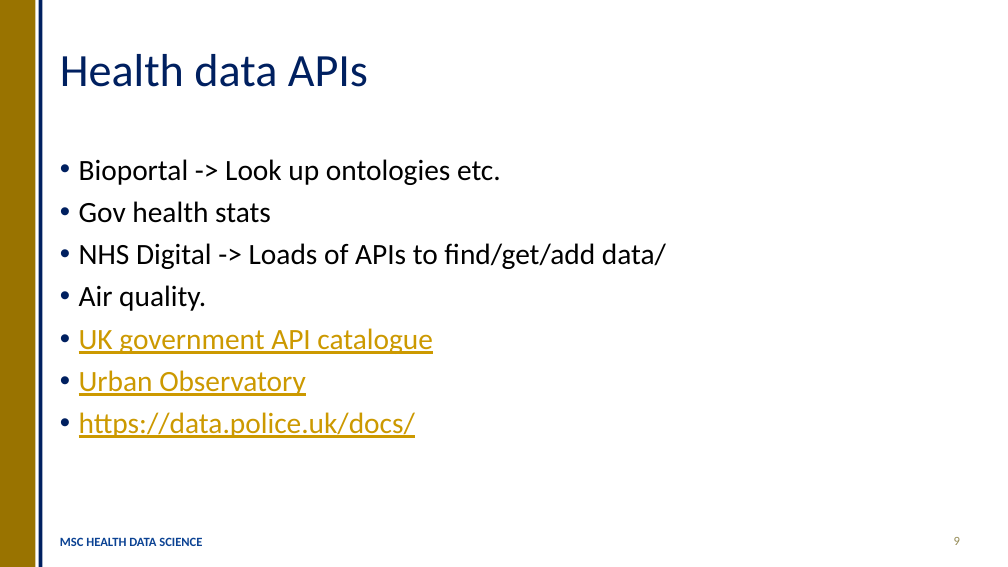
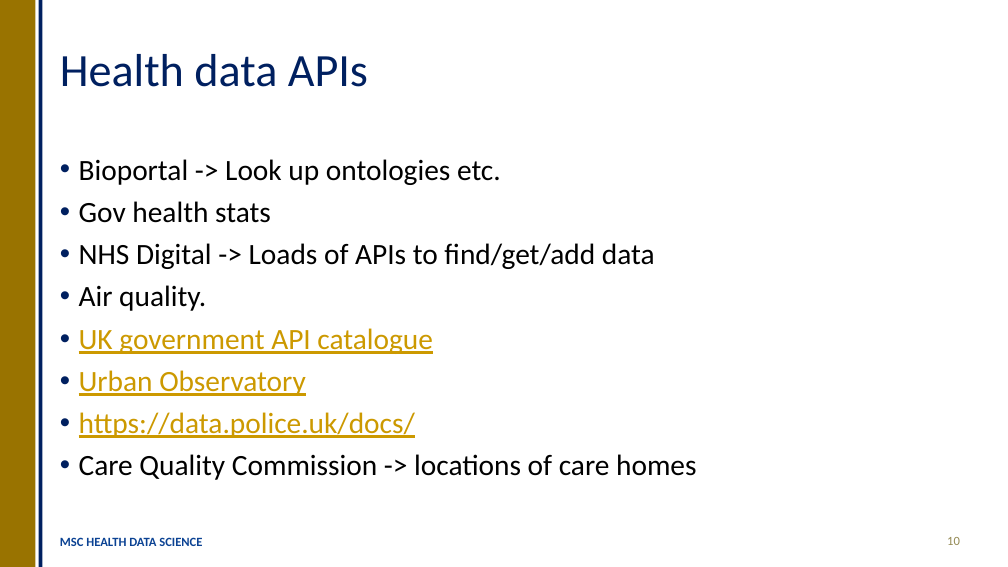
Before and after one commit to OllyButters/HDS-plumber, a slide deck: slide 10 of api_plumber_slides.pptx (slide 9 before the commit). Drawn at 1008x567 pixels with LibreOffice and Linux fonts; fonts in the diff are those of the drawing. Boxes give left, top, right and bottom in pixels: in the first picture for what was removed or moved away, otherwise in the second. Text is boxed around its words. In the diff, an @@ line names an element or a change of style, - is before the commit and + after.

```diff
--- a/api_plumber_slides.pptx
+++ b/api_plumber_slides.pptx
@@ text at bbox=[79, 243, 655, 269]: text changed @@
-• NHS Digital -> Loads of APIs to find/get/add data/
+• NHS Digital -> Loads of APIs to find/get/add data
@@ text at bbox=[79, 454, 696, 480]: paragraph added @@
+• Care Quality Commission -> locations of care homes
@@ page number at bbox=[947, 537, 960, 545]: text changed @@
-9
+10
```
Also in this commit, not shown: 8 other slides changed, 7 slides added, 4 other files.
